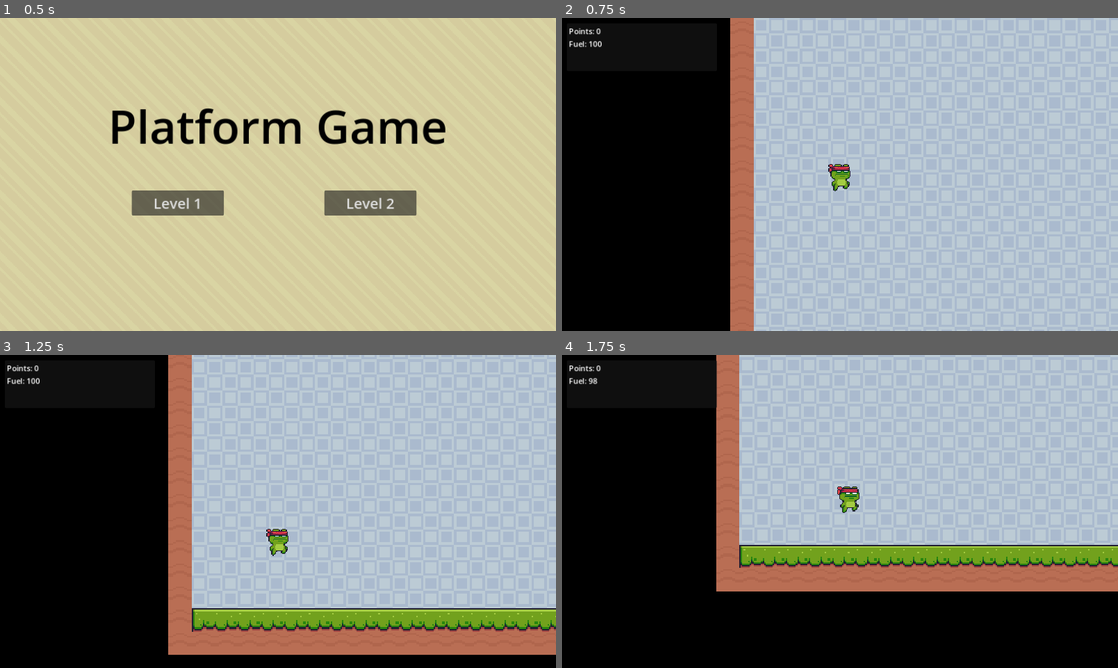
Above: before the commit, frames 1-4 (two rows, left to right).
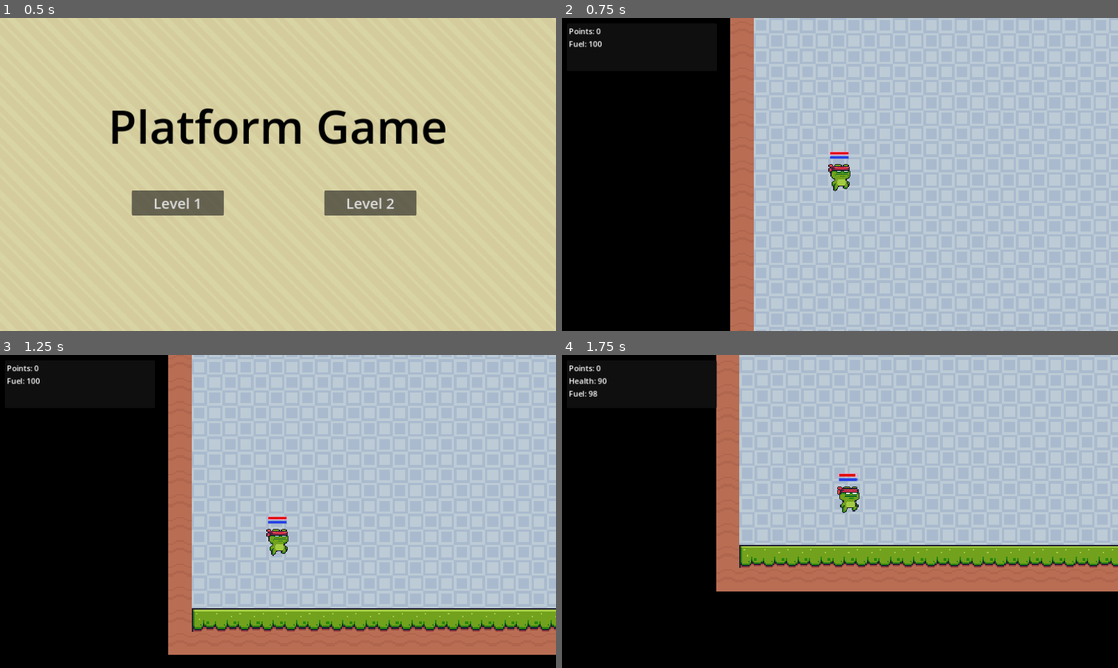
Above: after the commit, the same moments.

Repository: wwlib/godot-platform-game
Game: Godot game, scene res://scenes/main_menu.tscn
The game is run twice, just before and just after one commit, with the same random seed, the same clock (stepped at 60 frames per second) and the same inputs.
Inputs:
- Up to frame 1 (0.5 s): no input
- Up to frame 2 (0.75 s): click "Level 2" at 0.5 s
- Up to frame 3 (1.25 s): no input
- Up to frame 4 (1.75 s): hold D (jet-right) from 1.28 s (still down); tap Space (jump) at 1.52 s

Frame 1 is identical in both runs. In frame 2, less than 0.1% of the frame differs, in the area x 48-52%, y 42-46%; in frame 3, less than 0.1%; in frame 4, 0.2%, in the area x 1-54%, y 7-41%.

Commit message:
added fuel bar and health bar
- character takes damage when hitting the ground to hard

Diff:
--- /dev/null
+++ b/assets/fuel_bar_theme.tres
@@ -0,0 +1,30 @@
+[gd_resource type="Theme" load_steps=3 format=3 uid="uid://crb5sspy51cca"]
+
+[sub_resource type="StyleBoxFlat" id="StyleBoxFlat_fdvgq"]
+draw_center = false
+border_width_left = 1
+border_width_top = 1
+border_width_right = 1
+border_width_bottom = 1
+border_color = Color(0.407843, 0.52549, 0.8, 1)
+corner_radius_top_left = 1
+corner_radius_top_right = 1
+corner_radius_bottom_right = 1
+corner_radius_bottom_left = 1
+
+[sub_resource type="StyleBoxFlat" id="StyleBoxFlat_83kx2"]
+bg_color = Color(0.141176, 0.243137, 0.905882, 1)
+border_width_left = 1
+border_width_top = 1
+border_width_right = 1
+border_width_bottom = 1
+border_color = Color(0.8, 0.8, 0.8, 0)
+corner_radius_top_left = 1
+corner_radius_top_right = 1
+corner_radius_bottom_right = 1
+corner_radius_bottom_left = 1
+corner_detail = 3
+
+[resource]
+ProgressBar/styles/background = SubResource("StyleBoxFlat_fdvgq")
+ProgressBar/styles/fill = SubResource("StyleBoxFlat_83kx2")
--- /dev/null
+++ b/assets/health_bar_theme.tres
@@ -0,0 +1,30 @@
+[gd_resource type="Theme" load_steps=3 format=3 uid="uid://q5av12n3w1y4"]
+
+[sub_resource type="StyleBoxFlat" id="StyleBoxFlat_fdvgq"]
+draw_center = false
+border_width_left = 1
+border_width_top = 1
+border_width_right = 1
+border_width_bottom = 1
+border_color = Color(1, 0.52549, 0.8, 1)
+corner_radius_top_left = 1
+corner_radius_top_right = 1
+corner_radius_bottom_right = 1
+corner_radius_bottom_left = 1
+
+[sub_resource type="StyleBoxFlat" id="StyleBoxFlat_83kx2"]
+bg_color = Color(0.886275, 0.0509804, 0.0313726, 1)
+border_width_left = 1
+border_width_top = 1
+border_width_right = 1
+border_width_bottom = 1
+border_color = Color(0.8, 0.8, 0.8, 0)
+corner_radius_top_left = 1
+corner_radius_top_right = 1
+corner_radius_bottom_right = 1
+corner_radius_bottom_left = 1
+corner_detail = 3
+
+[resource]
+ProgressBar/styles/background = SubResource("StyleBoxFlat_fdvgq")
+ProgressBar/styles/fill = SubResource("StyleBoxFlat_83kx2")
--- a/scenes/game_manager.gd
+++ b/scenes/game_manager.gd
@@ -2,8 +2,10 @@
 
 var stats_label
 
-func update_stats(points, fuel):
+func update_stats(points, health, fuel):
 	stats_label.text = "Points: " + str(points)
+	stats_label.text += "\n"
+	stats_label.text += "Health: " + str(floor(health))
 	stats_label.text += "\n"
 	stats_label.text += "Fuel: " + str(floor(fuel))
 
--- a/scenes/main_character.gd
+++ b/scenes/main_character.gd
@@ -5,14 +5,20 @@
 const JUMP_VELOCITY = -400.0
 const JET_ACCELERATION_UP = -1500.00
 const JET_ACCELERATION_HORIZ = 1500.00
+const MAX_HEALTH = 100
 const MAX_FUEL = 100
 const FUEL_PER_SECOND_UP = 15
 const FUEL_PER_SECOND_HORIZ = 5
 
 var points = 0
+var health = MAX_HEALTH
 var fuel = MAX_FUEL
 var main_character_sprite_2d
 var game_manager
+var health_bar
+var fuel_bar
+
+var previous_y_velocity = 0
 
 # Called when the node enters the scene tree for the first time.
 func _ready():
@@ -20,18 +26,23 @@
 	main_character_sprite_2d = %MainCharacterSprite2D
 	game_manager = get_node("../../GameManager")
 	print(game_manager)
+	health_bar = get_node("./HealthBar")
+	health_bar.set_value(health)
+	fuel_bar = get_node("./FuelBar")
+	fuel_bar.set_value(fuel)
 
 # Get the gravity from the project settings to be synced with RigidBody nodes.
 var gravity = ProjectSettings.get_setting("physics/2d/default_gravity")
 
 func collect_item():
 	add_point()
-	game_manager.update_stats(points, fuel)
+	game_manager.update_stats(points, health, fuel)
 
 
 func collect_powerup():
 	add_fuel(100)
-	game_manager.update_stats(points, fuel)
+	game_manager.update_stats(points, health, fuel)
+	fuel_bar.set_value(fuel)
 
 
 func add_point():
@@ -48,7 +59,8 @@
 	var remaining_fuel = fuel - amount
 	if (remaining_fuel > 0):
 		fuel = remaining_fuel
-		game_manager.update_stats(points, fuel)
+		game_manager.update_stats(points, health, fuel)
+		fuel_bar.set_value(fuel)
 		return true
 	else:
 		return false
@@ -106,3 +118,15 @@
 	# Set sprite direction
 	var isLeft = velocity.x < 0
 	main_character_sprite_2d.flip_h = isLeft
+
+	if (is_on_floor() and previous_y_velocity > 0):
+		if (previous_y_velocity > 1500):
+			health -= 30
+		elif (previous_y_velocity > 1000):
+			health -= 20
+		elif (previous_y_velocity > 500):
+			health -= 10
+		health_bar.set_value(health)
+		game_manager.update_stats(points, health, fuel)
+
+	previous_y_velocity = velocity.y
--- a/scenes/main_character.tscn
+++ b/scenes/main_character.tscn
@@ -1,9 +1,11 @@
-[gd_scene load_steps=31 format=3 uid="uid://cu41pyejsxqwd"]
+[gd_scene load_steps=33 format=3 uid="uid://cu41pyejsxqwd"]
 
 [ext_resource type="Script" path="res://scenes/main_character.gd" id="1_1oiih"]
 [ext_resource type="Texture2D" uid="uid://8f7btwmkspq0" path="res://assets/Jump (32x32).png" id="1_cgpav"]
 [ext_resource type="Texture2D" uid="uid://ojkfh3l6mcdo" path="res://assets/Idle (32x32).png" id="2_o35b5"]
 [ext_resource type="Texture2D" uid="uid://cur433cp0va3n" path="res://assets/Run (32x32).png" id="4_5hxgp"]
+[ext_resource type="Theme" uid="uid://crb5sspy51cca" path="res://assets/fuel_bar_theme.tres" id="5_tyb0f"]
+[ext_resource type="Theme" uid="uid://q5av12n3w1y4" path="res://assets/health_bar_theme.tres" id="6_4ct60"]
 
 [sub_resource type="AtlasTexture" id="AtlasTexture_7qmik"]
 atlas = ExtResource("2_o35b5")
@@ -210,3 +212,21 @@
 [node name="CollisionShape2D" type="CollisionShape2D" parent="."]
 position = Vector2(0, 3)
 shape = SubResource("CapsuleShape2D_3tves")
+
+[node name="FuelBar" type="ProgressBar" parent="."]
+offset_left = -20.0
+offset_top = -41.0
+offset_right = 20.0
+offset_bottom = -34.0
+theme = ExtResource("5_tyb0f")
+value = 50.0
+show_percentage = false
+
+[node name="HealthBar" type="ProgressBar" parent="."]
+offset_left = -20.0
+offset_top = -50.0
+offset_right = 20.0
+offset_bottom = -43.0
+theme = ExtResource("6_4ct60")
+value = 50.0
+show_percentage = false
